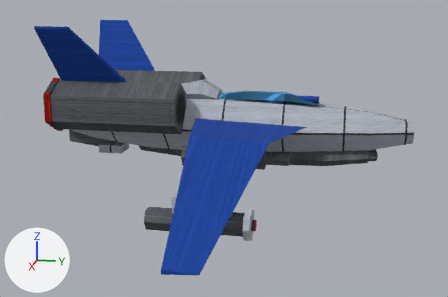
The Blender file tools/lowforge/models/goshawk.blend: old version first, new version second.
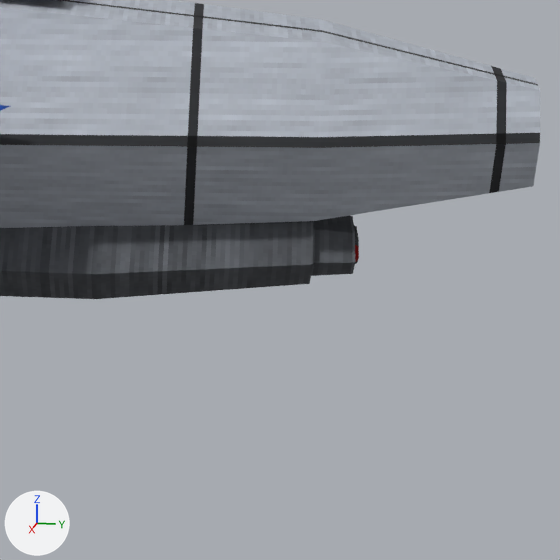
The first picture shows the older version from a 50 mm lens placed at (147.9, 28.6, 30.8), pointed at (3.2, -0.4, -5.3). The close-ups show the older and then the newer version on the part from 68% to 93% of the width and 36% to 74% of the height of that picture. Only the edits that show in the close-ups are written down. Arrows for +X, +Y and +Z are at lower left; the lights stay in place.

The first close-up shows 'cannon_bore', 'cannon_fairing', 'cannon_glow', 'fuselage'.
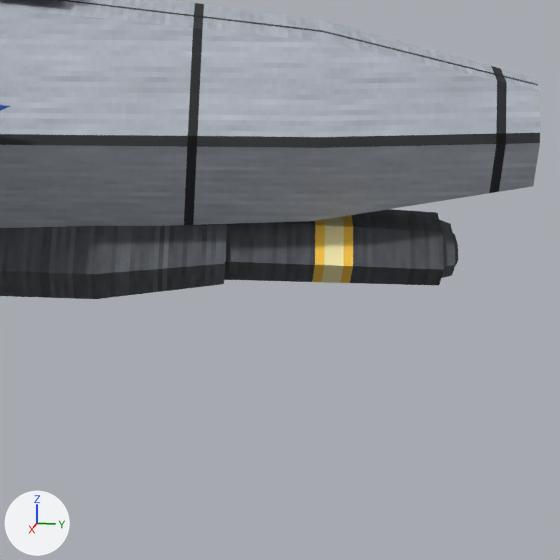
Location of each change, (x1, y1, x2, y2) in pixels of the close-ups (560 x 560 px; the box of a moved part takes in the faces that stretch with it):
'cannon_fairing', reshaped: before (0, 221, 313, 299); after (0, 224, 227, 299)
'cannon_barrel', added: after (224, 209, 444, 285)
'cannon_bore', reshaped: before (311, 215, 355, 276); after (440, 220, 456, 278)
'cannon_glow', reshaped: before (354, 226, 359, 264); after (453, 233, 458, 264)
part 1 of me_cannon_fairing, moved or reshaped: before (99, 221, 313, 299); after (99, 224, 227, 299)

Diff of the bpy script that builds the scene:
```diff
--- a/tools/lowforge/models/goshawk.blend.py
+++ b/tools/lowforge/models/goshawk.blend.py
@@ img_strip @@
+img_strip = load_image('strip', '_unpacked/strip.png', 64, 64, 'sRGB')
@@ mat_amber_strip @@
+mat_amber_strip = principled_material('amber.strip')
+mat_amber_strip.texture = img_strip
+mat_amber_strip.roughness = 0.9
+mat_amber_strip.specular_ior_level = 0.2
@@ me_cannon_fairing @@
 # used by ob_cannon_fairing; location = (0.0, 0.0, 0.0)
-me_cannon_fairing.from_pydata(...)  # 24 vertices, 20 faces; spans x -7.0..7.0, y -22.0..34.0, z -8.9..-4.1
-me_cannon_fairing.vertices[18].co = (5.0, 34.0, -5.8)  # pixel (312, 264)
-me_cannon_fairing.vertices[19].co = (2.5, 34.0, -4.2)
-me_cannon_fairing.vertices[20].co = (-2.5, 34.0, -4.2)
-me_cannon_fairing.vertices[21].co = (-5.0, 34.0, -5.8)
-me_cannon_fairing.vertices[22].co = (-2.5, 34.0, -7.4)
-me_cannon_fairing.vertices[23].co = (2.5, 34.0, -7.4)  # pixel (309, 283)
+me_cannon_fairing.from_pydata(...)  # 24 vertices, 20 faces; spans x -7.0..7.0, y -22.0..30.0, z -8.9..-4.1
+# me_cannon_fairing part 1
+me_cannon_fairing.vertices[18].co = (5.2, 30.0, -5.9)  # pixel (225, 263)
+me_cannon_fairing.vertices[19].co = (2.6, 30.0, -4.2)
+me_cannon_fairing.vertices[20].co = (-2.6, 30.0, -4.2)
+me_cannon_fairing.vertices[21].co = (-5.2, 30.0, -5.9)
+me_cannon_fairing.vertices[22].co = (-2.6, 30.0, -7.6)
+me_cannon_fairing.vertices[23].co = (2.6, 30.0, -7.6)  # pixel (223, 284)
 me_cannon_fairing.materials.append(mat_steel_dark)
@@ me_cannon_bore @@
 # used by ob_cannon_bore; location = (0.0, 0.0, 0.0)
-me_cannon_bore.from_pydata(...)  # 12 vertices, 8 faces; spans x -4.0..4.0, y 33.5..36.0, z -7.2..-4.8
+me_cannon_bore.from_pydata(...)  # 12 vertices, 8 faces; spans x -3.5..3.5, y 39.8..40.6, z -7.1..-4.9
+# me_cannon_bore part 2: 12 of 12 vertices moved; they spanned x -4.0..4.0, y 33.5..36.0, z -7.2..-4.8 and now span x -3.5..3.5, y 39.8..40.6, z -7.1..-4.9; mean shift (0.0, 5.45, 0.0)
 me_cannon_bore.materials.append(mat_bore_dark)
@@ me_cannon_glow @@
 # used by ob_cannon_glow; location = (0.0, 0.0, 0.0)
-me_cannon_glow.from_pydata(...)  # 12 vertices, 8 faces; spans x -3.0..3.0, y 35.5..36.2, z -6.8..-5.2
+me_cannon_glow.from_pydata(...)  # 12 vertices, 8 faces; spans x -2.5..2.5, y 40.4..40.8, z -6.7..-5.3
+# me_cannon_glow part 3: 12 of 12 vertices moved; they spanned x -3.0..3.0, y 35.5..36.2, z -6.8..-5.2 and now span x -2.5..2.5, y 40.4..40.8, z -6.7..-5.3; mean shift (0.0, 4.75, 0.0)
 me_cannon_glow.materials.append(mat_amber_engine)
@@ me_cannon_barrel @@
+me_cannon_barrel.from_pydata(...)  # a 6-sided cut cone along y (radius 4.5 by 1.73 at the low end, 4.0 by 1.5 at the high end) spanning x -4.5..4.5, y 29.0..40.0, z -7.5..-4.5
+me_cannon_barrel.materials.append(mat_amber_strip)  # picture img_strip
@@ ob_cannon_barrel @@
+ob_cannon_barrel = bpy.data.objects.new('cannon_barrel', me_cannon_barrel)
+ob_cannon_barrel.location = (0.0, 0.0, 0.0)
```
